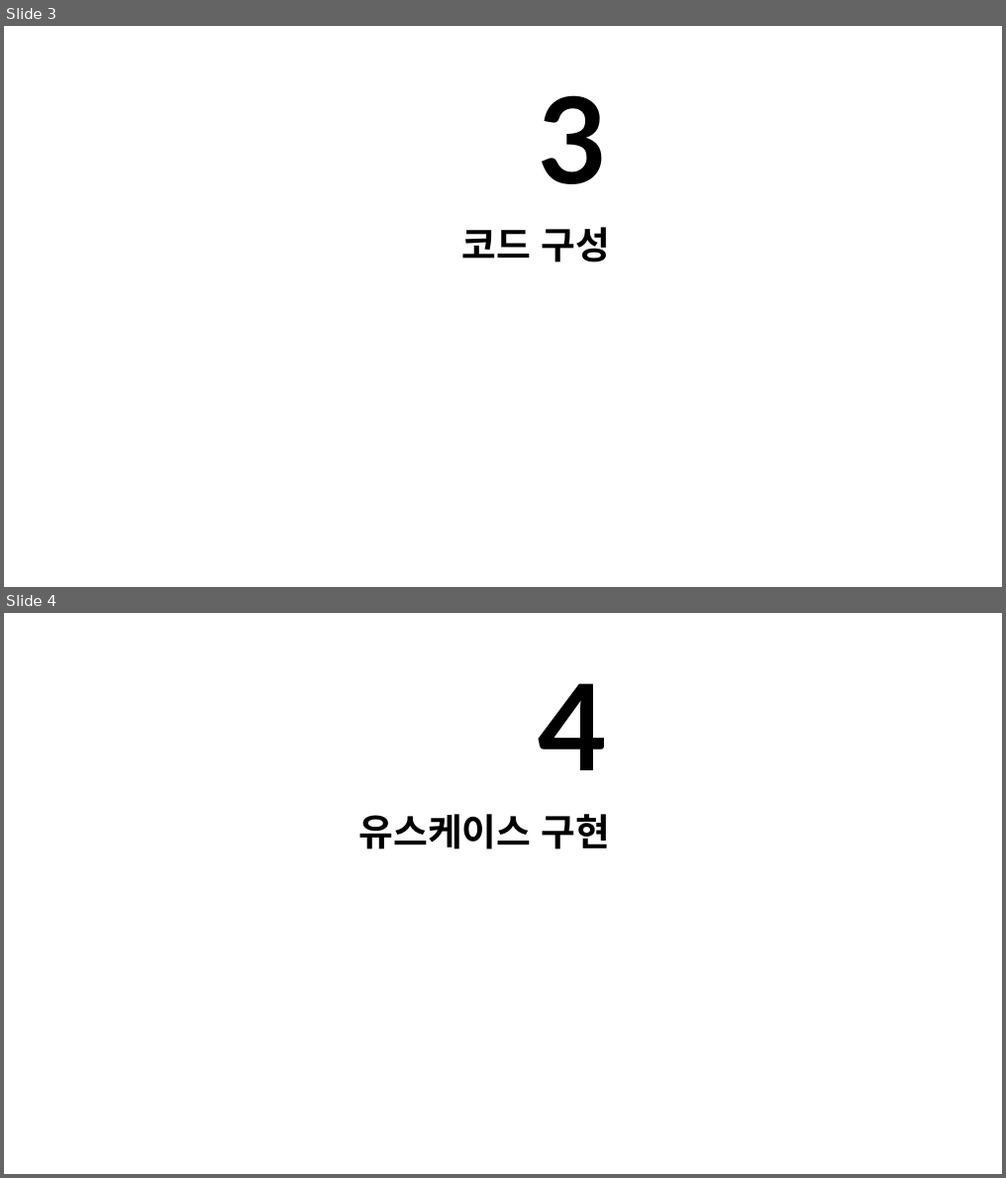
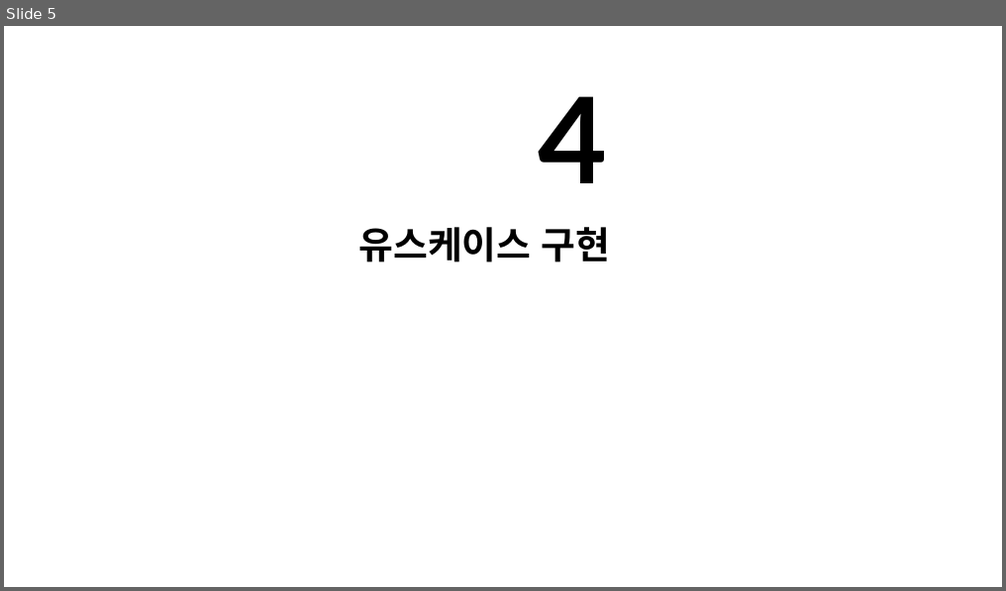
Before and after one commit to rudaks-han/book-summary, a slide deck: Get Your Hands Dirty on Clean Architecture/ref/목차.pptx. Shown one above the other, each under a label of ours: slides 3 and 4 before the commit, slide 5 after it. The pictures are 1006x1178 and 1006x591 pixels, drawn with LibreOffice and Linux fonts; fonts in the diff are those of the drawing. Boxes give left, top, right and bottom in pixels: in the first picture for what was removed or moved away, otherwise in the second. Text is boxed around its words. In the diff, an @@ line names an element or a change of style, - is before the commit and + after.

```diff
--- a/Get Your Hands Dirty on Clean Architecture/ref/목차.pptx
+++ b/Get Your Hands Dirty on Clean Architecture/ref/목차.pptx
@@ slide 3 removed at <box>4,26,1002,587</box>, background #FFFFFF @@
@@ text removed at <box>538,95,607,184</box> @@
-3
@@ text removed at <box>462,227,611,263</box> @@
-코드 구성
@@ what was slide 4 is now slide 5 @@
```
Also in this commit, not shown: 4 slides added, 2 other slides removed, 2 other files.
